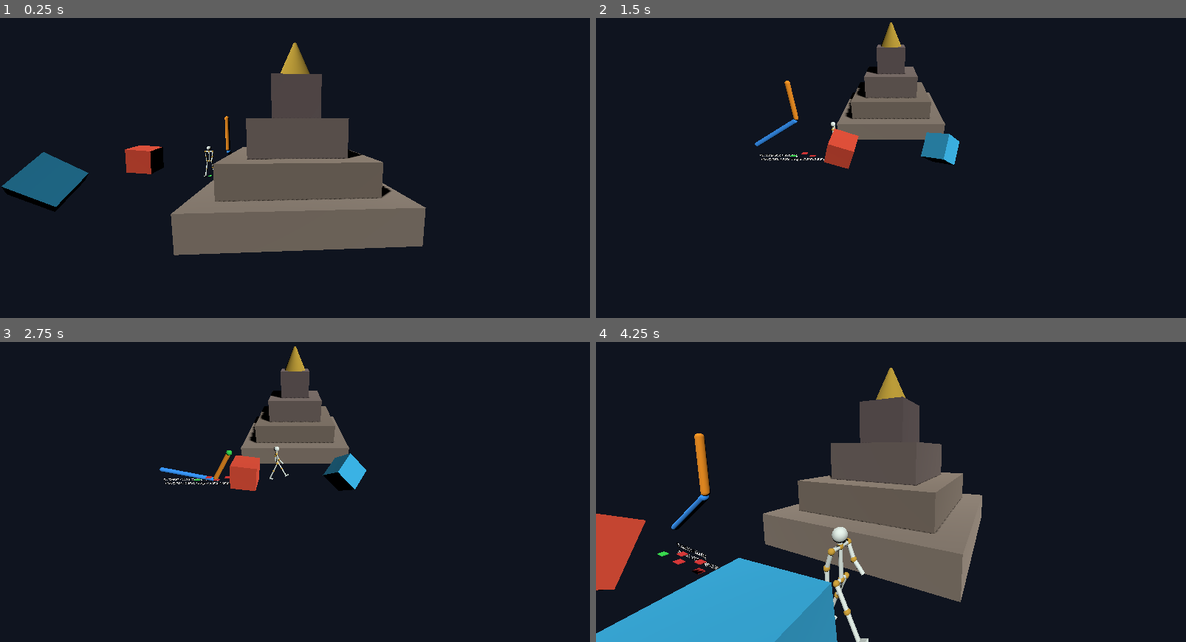
Above: before the commit, frames 1-4 (two rows, left to right).
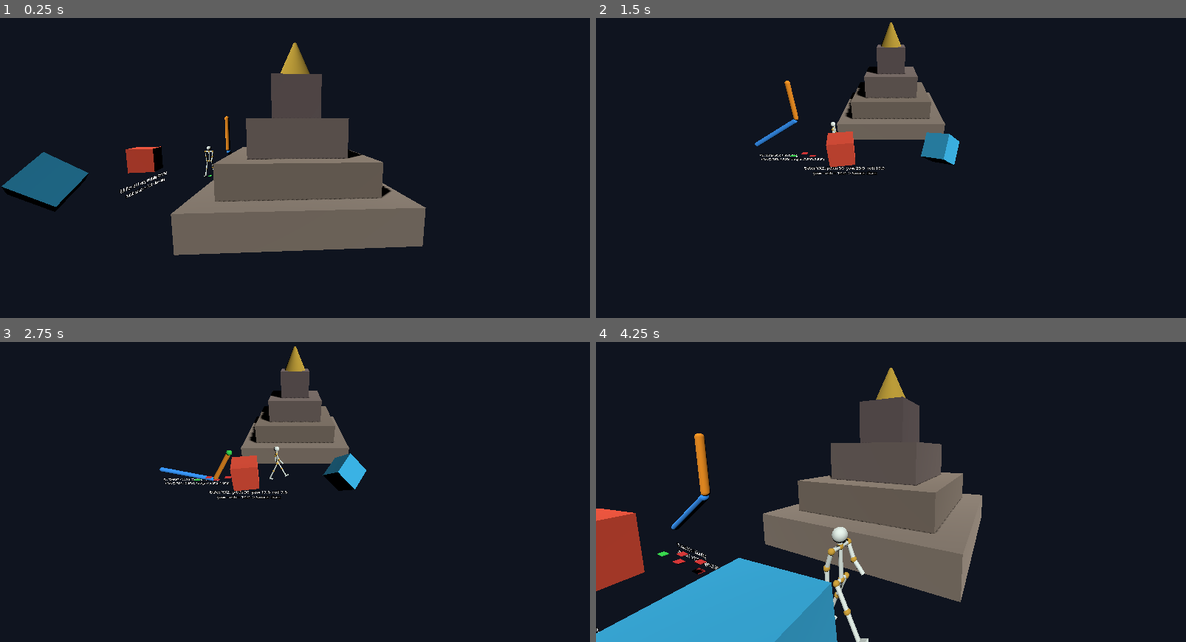
Above: after the commit, the same moments.

Repository: ZackyMaulana912/grafkom-pixel-to-reality
Game: Godot game, scene res://scenes/Main.tscn
The game is run twice, just before and just after one commit, with the same random seed, the same clock (stepped at 60 frames per second) and the same inputs.
Inputs:
- Up to frame 1 (0.25 s): no input
- Up to frame 2 (1.5 s): tap Enter at 0.5 s; tap U at 0.6 s; tap Space at 0.77 s; tap C at 1.35 s
- Up to frame 3 (2.75 s): tap Space at 1.52 s; tap U at 2.1 s
- Up to frame 4 (4.25 s): tap C at 2.85 s; tap Space at 3.02, 3.77 s; tap U at 3.6 s

The runs differ from the first frame. In frame 1, 0.2% of the frame differs, in the area x 20-29%, y 42-61%; in frame 2, 0.6%; in frame 3, 0.3%; in frame 4, 1.9%, in the area x 0-19%, y 55-98%.

Commit message:
Kubus gimbal lock di Godot sekarang benar-benar terkunci karena sudut yang dipatok dipindah ke pitch, sumbu tengah urutan putaran bawaan Godot

Diff:
--- a/Module4/Source/godot_project/scripts/gimbal_lock_demo.gd
+++ b/Module4/Source/godot_project/scripts/gimbal_lock_demo.gd
@@ -2,19 +2,37 @@
 extends Node3D
 ## Module 4 -- Euler (gimbal lock) vs Quaternion (slerp) side by side.
 ## (@tool: the cubes are drawn in the editor too, standing still there.)
-## Mirrors code/Module4/quaternion.py's gimbal_lock_demo(): two cubes driven
-## by Euler angles with yaw pinned at 90 deg fight each other for the same
-## visual rotation (only pitch - roll is observable), while a third cube
-## driven by slerp between two quaternions rotates smoothly with no lock.
+##
+## Godot's Node3D uses intrinsic YXZ by default (Basis = Ry * Rx * Rz), so its
+## MIDDLE axis is x: the lock is at pitch = 90 deg, not at yaw = 90 deg as in
+## Source/quaternion.py (Rz * Ry * Rx). At pitch = 90, Ry(yaw) * Rx(90) * Rz(roll)
+## = Ry(yaw - roll) * Rx(90), so only yaw - roll is visible. The red cube keeps
+## pitch at 90 and swings yaw and roll together with yaw - roll = 10 deg: its
+## angles change all the time, but the cube does not move at all. The blue cube
+## slerps between two quaternions and turns smoothly.
+## (The starter pinned yaw = 90 with pitch - roll fixed, which is not locked in
+## this order: docs/catatan/fase5-godot-scene.md, T4.)
+
+const SWING_DEG := 20.0
+const YAW_MINUS_ROLL_DEG := 10.0
 
 var _euler_cube: MeshInstance3D
 var _quat_cube: MeshInstance3D
+var _label: Label3D
 var _t := 0.0
 
 
 func _ready() -> void:
 	_euler_cube = _make_cube(Vector3(-2, 1.5, 0), Color(0.9, 0.3, 0.2))
 	_quat_cube = _make_cube(Vector3(2, 1.5, 0), Color(0.2, 0.7, 0.9))
+	_label = Label3D.new()
+	_label.position = Vector3(-2, 0.4, 0)
+	_label.pixel_size = 0.006
+	add_child(_label)
+	_euler_cube.rotation = euler_at(0.0)
+	_quat_cube.basis = Basis(quat_at(0.0))
+	if not Engine.is_editor_hint():
+		_print_check()
 
 
 func _make_cube(pos: Vector3, color: Color) -> MeshInstance3D:
@@ -28,20 +46,58 @@
 	return mesh_instance
 
 
+## Euler angles (radians, Godot's x = pitch, y = yaw, z = roll) of the red cube at time t.
+func euler_at(t: float) -> Vector3:
+	var roll := SWING_DEG * sin(t)
+	var yaw := roll + YAW_MINUS_ROLL_DEG
+	return Vector3(deg_to_rad(90.0), deg_to_rad(yaw), deg_to_rad(roll))
+
+
+## Orientation of the blue cube at time t: slerp between two independent orientations.
+func quat_at(t: float) -> Quaternion:
+	var q0 := Quaternion(Vector3.UP, 0.0)
+	var q1 := Quaternion(Vector3(1, 1, 0).normalized(), deg_to_rad(120.0))
+	return q0.slerp(q1, (sin(t) + 1.0) * 0.5)
+
+
 func _process(delta: float) -> void:
 	if Engine.is_editor_hint():
-		return  # show the cubes in the editor, but only spin them while playing
+		return  # show the cubes in the editor, but only move them while playing
 	_t += delta
+	var e := euler_at(_t)
+	_euler_cube.rotation = e
+	_quat_cube.basis = Basis(quat_at(_t))
+	_label.text = "Euler YXZ: pitch %.0f  yaw %.1f  roll %.1f\nyaw - roll = %.1f -> kubus diam" % [
+		rad_to_deg(e.x), rad_to_deg(e.y), rad_to_deg(e.z), rad_to_deg(e.y - e.z)]
 
-	# Euler cube: yaw pinned at 90 deg (the lock condition); pitch and roll
-	# both swing but only their difference shows up on screen.
-	var pitch := 20.0 * sin(_t)
-	var roll := 20.0 * sin(_t) - 10.0  # pitch - roll = 10 deg, constant -> locked
-	_euler_cube.rotation = Vector3(deg_to_rad(pitch), deg_to_rad(90.0), deg_to_rad(roll))
 
-	# Quaternion cube: smooth slerp between two independent orientations,
-	# never loses a degree of freedom.
-	var q0 := Quaternion(Vector3.UP, deg_to_rad(0.0))
-	var q1 := Quaternion(Vector3(1, 1, 0).normalized(), deg_to_rad(120.0))
-	var s := (sin(_t) + 1.0) * 0.5
-	_quat_cube.basis = Basis(q0.slerp(q1, s))
+## Basis of the red cube at a few times, in the format Source/godot_check.py reads,
+## plus how far each cube's Basis moved away from its t = 0 Basis over those times.
+func _print_check() -> void:
+	var probe := Node3D.new()  # same default rotation_order as the cube
+	probe.rotation = euler_at(0.0)
+	var euler_start := probe.basis
+	var quat_start := Basis(quat_at(0.0))
+	var euler_moved := 0.0
+	var quat_moved := 0.0
+	for t in [0.0, 0.5, 1.0, 1.5, 2.0]:
+		var e := euler_at(t)
+		probe.rotation = e
+		var rows := []
+		for i in 3:
+			for j in 3:
+				rows.append("%.9f" % probe.basis[j][i])
+		print("BASIS gimbal_demo order=%d deg=%s,%s,%s m=%s" % [probe.rotation_order, rad_to_deg(e.x),
+			rad_to_deg(e.y), rad_to_deg(e.z), ",".join(rows)])
+		euler_moved = maxf(euler_moved, _max_diff(probe.basis, euler_start))
+		quat_moved = maxf(quat_moved, _max_diff(Basis(quat_at(t)), quat_start))
+	probe.free()
+	print("GIMBAL euler_cube_max_change=%.9f quat_cube_max_change=%.9f" % [euler_moved, quat_moved])
+
+
+func _max_diff(a: Basis, b: Basis) -> float:
+	var m := 0.0
+	for j in 3:
+		for i in 3:
+			m = maxf(m, absf(a[j][i] - b[j][i]))
+	return m
Not shown, changed: Module4/Source/godot_check.py
Not shown, changed: Module4/Source/tests.py
Not shown, changed: Module4/docs/catatan/fase5-godot-scene.md
